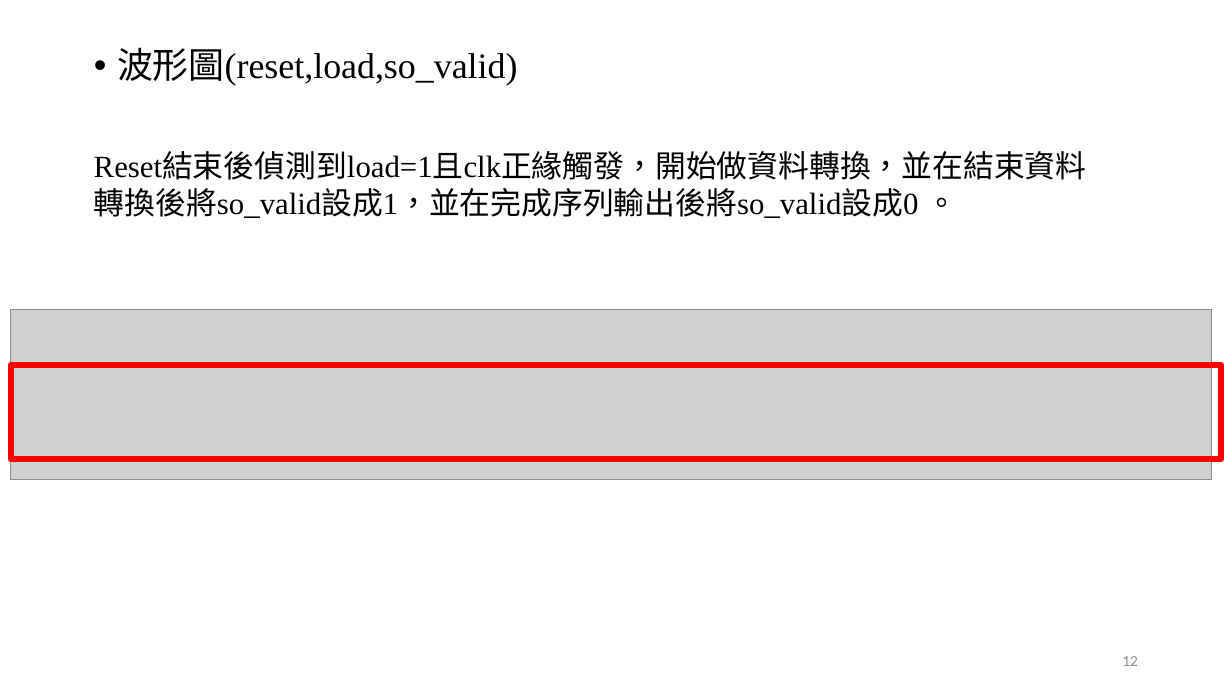
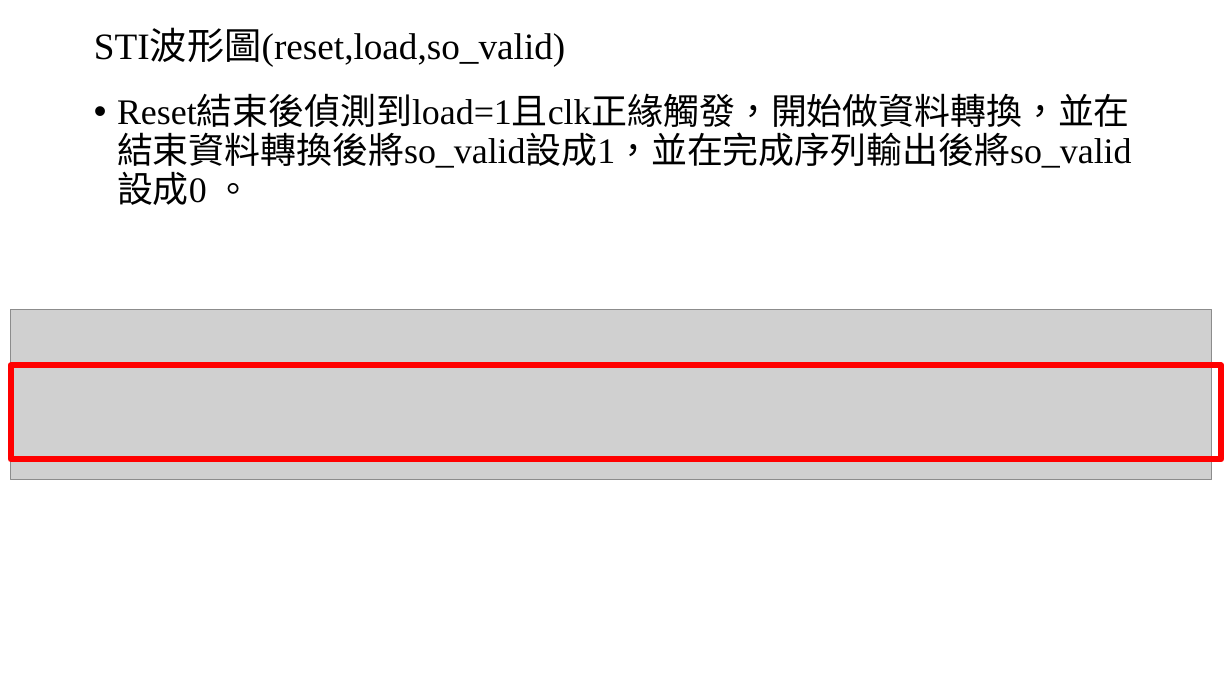
Before and after one commit to Chi-Yung/Chi-Yung, a slide deck: slide 13 of 報告.pptx. Drawn at 1232x693 pixels with LibreOffice and Linux fonts; fonts in the diff are those of the drawing; grey boxes stand for pictures. Boxes give left, top, right and bottom in pixels: in the first picture for what was removed or moved away, otherwise in the second. Text is boxed around its words. In the diff, an @@ line names an element or a change of style, - is before the commit and + after.

```diff
--- a/報告.pptx
+++ b/報告.pptx
@@ title added at [94, 30, 565, 66], 29 pt, text #000000 @@
+STI波形圖(reset,load,so_valid)
@@ text removed at [117, 47, 518, 86] @@
-• 波形圖(reset,load,so_valid)
@@ text "Reset結束後偵測到load=1且clk正緣觸發，開始做資料轉換，並在結束資料轉換後將so_valid設成1，並在完成 ...": place and size @@
-text "Reset結束後偵測到load=1且clk正緣觸發，開始做資料轉換，並在結束資料轉換後將so_valid設成1，並在完成 ..." at [94, 153, 1087, 218]
+text "Reset結束後偵測到load=1且clk正緣觸發，開始做資料轉換，並在結束資料轉換後將so_valid設成1，並在完成 ..." at [117, 97, 1132, 194]
@@ text "Reset結束後偵測到load=1且clk正緣觸發，開始做資料轉換，並在結束資料轉換後將so_valid設成1，並在完成 ..." at [117, 97, 1132, 194]: size 24 to 28 pt; bullet none to •; line spacing 1 to 0.9; more space between paragraphs @@
@@ page number removed at [1122, 656, 1138, 666] @@
-12
```
Also in this commit, not shown: 9 other slides changed, 5 slides added, 3 slides removed.
